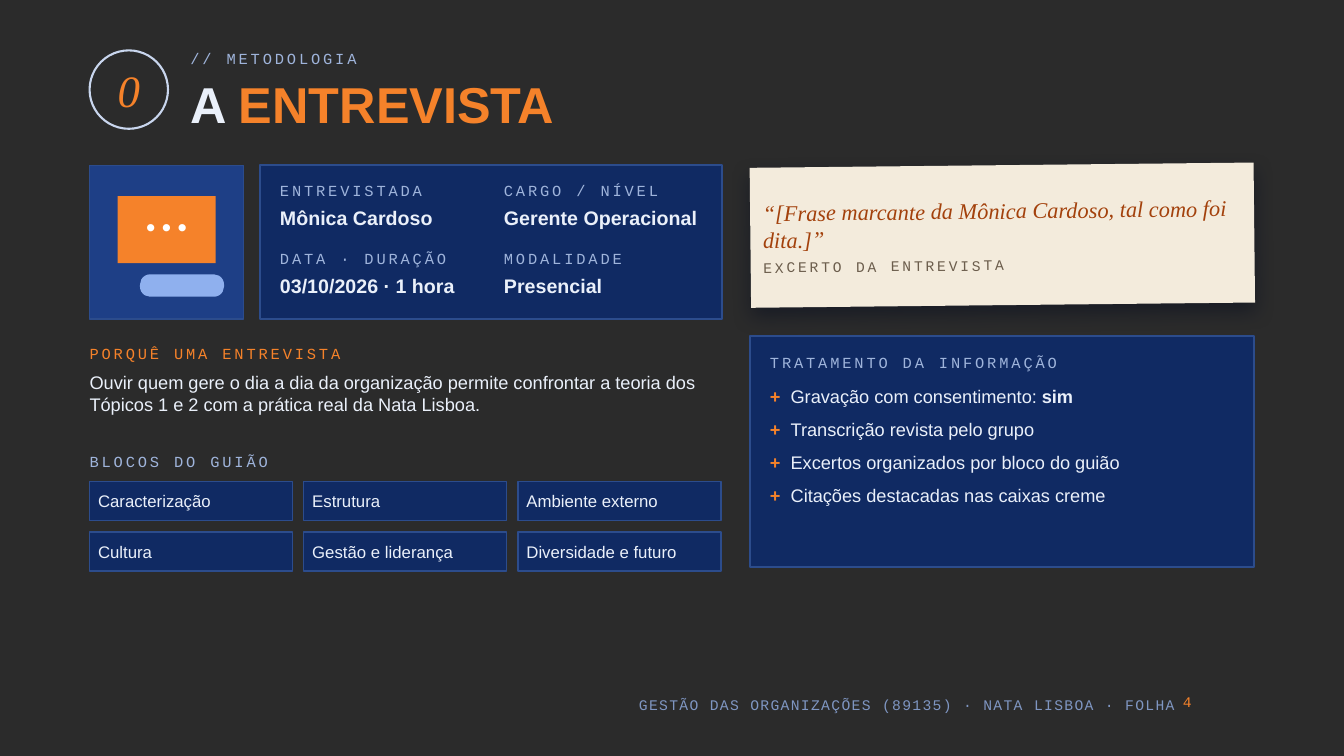
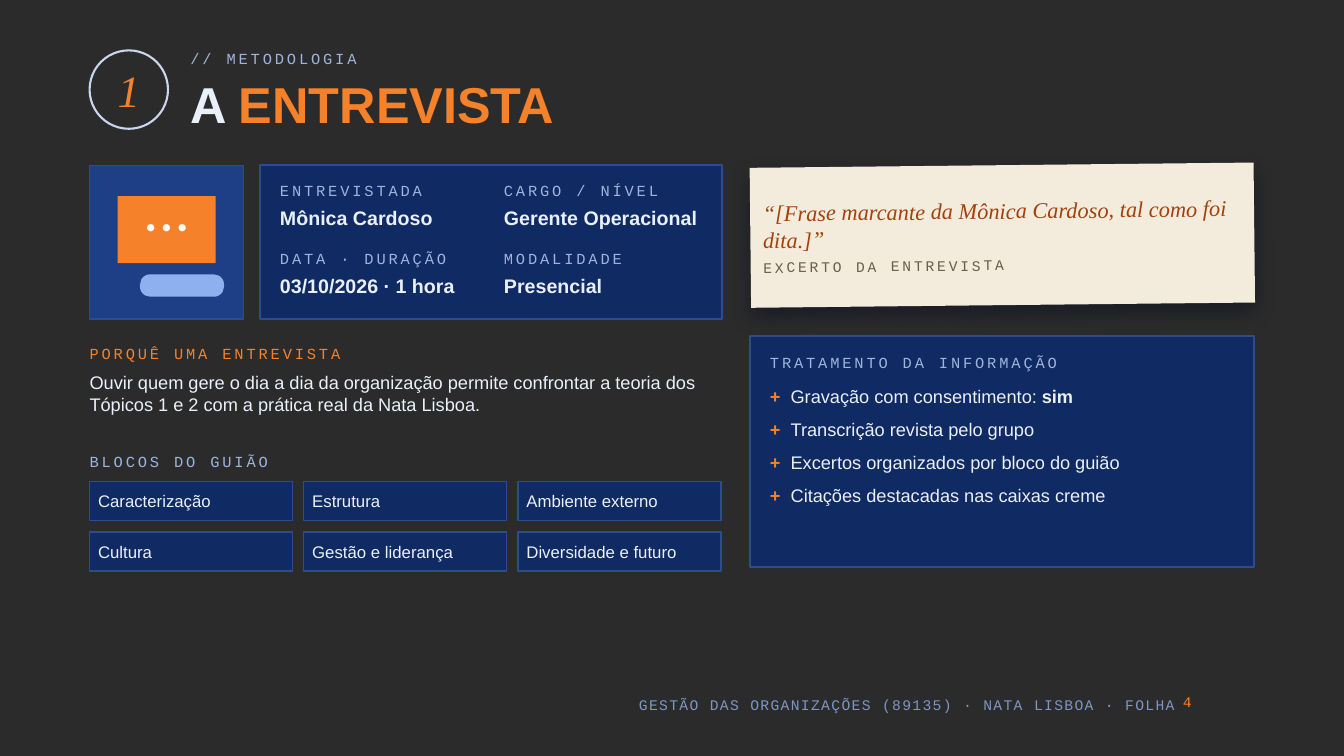
Before and after one commit to kd25gpgdw9-lang/Oceanum, a slide deck: slide 4 of apresentacao-go-89135/Nata_Lisboa_GO_89135.pptx. Drawn at 1344x756 pixels with LibreOffice and Linux fonts; fonts in the diff are those of the drawing; background and template pictures are left out; a plain dark background stands for a picture behind light text. Boxes give left, top, right and bottom in pixels: in the first picture for what was removed or moved away, otherwise in the second. Text is boxed around its words. In the diff, an @@ line names an element or a change of style, - is before the commit and + after.

```diff
--- a/apresentacao-go-89135/Nata_Lisboa_GO_89135.pptx
+++ b/apresentacao-go-89135/Nata_Lisboa_GO_89135.pptx
@@ text at bbox=[118, 77, 140, 107]: text changed @@
-0
+1
```
Also in this commit, not shown: 12 other slides changed, 3 other files.
